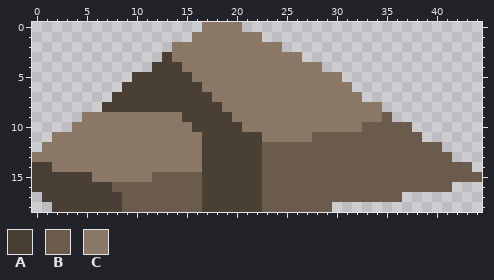
File history of a pixel-art file, Assets/Art/Environment/Beach/Rocks/Beach_Rock_Large_1.aseprite. The picture above is the old version.
45x19 pixels, 1 frame.
Palette (. is transparent): A #4a3f35  B #6b5b4d  C #8a7766
Pixels before, first column x 0:
 0 .................CCCC........................
 1 ................CCCCCCC......................
 2 ..............CCCCCCCCCCC....................
 3 .............ACCCCCCCCCCCCC..................
 4 ............AAACCCCCCCCCCCCCC................
 5 ..........AAAAAACCCCCCCCCCCCCCC..............
 6 .........AAAAAAAACCCCCCCCCCCCCCC.............
 7 ........AAAAAAAAAACCCCCCCCCCCCCCC............
 8 .......AAAAAAAAAAAACCCCCCCCCCCCCCCC..........
 9 .....CCCCCCCCCCAAAAACCCCCCCCCCCCCCCB.........
10 ....CCCCCCCCCCCCAAAAACCCCCCCCCCCCBBBBB.......
11 ..CCCCCCCCCCCCCCCAAAAAACCCCCBBBBBBBBBBB......
12 .CCCCCCCCCCCCCCCCAAAAAABBBBBBBBBBBBBBBBBB....
13 CCCCCCCCCCCCCCCCCAAAAAABBBBBBBBBBBBBBBBBBB...
14 AACCCCCCCCCCCCCCCAAAAAABBBBBBBBBBBBBBBBBBBBB.
15 AAAAAACCCCCCBBBBBAAAAAABBBBBBBBBBBBBBBBBBBBBB
16 AAAAAAAABBBBBBBBBAAAAAABBBBBBBBBBBBBBBBBBB...
17 .AAAAAAAABBBBBBBBAAAAAABBBBBBBBBBBBBB........
18 ..AAAAAAABBBBBBBBAAAAAABBBBBBB...............
The same view after the edit:
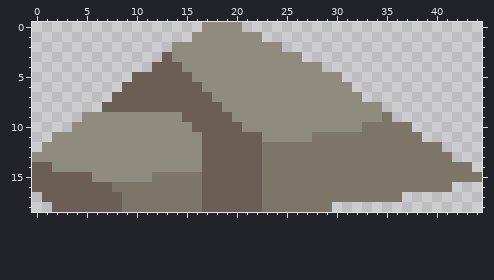
Edits made:
colour A: #4a3f35 -> #6b5e54
colour B: #6b5b4d -> #7c7568
colour C: #8a7766 -> #8f8c7f
Pixel boxes of the changes (left, top, right, bottom) in both pictures:
changed: (32, 22, 482, 212)
